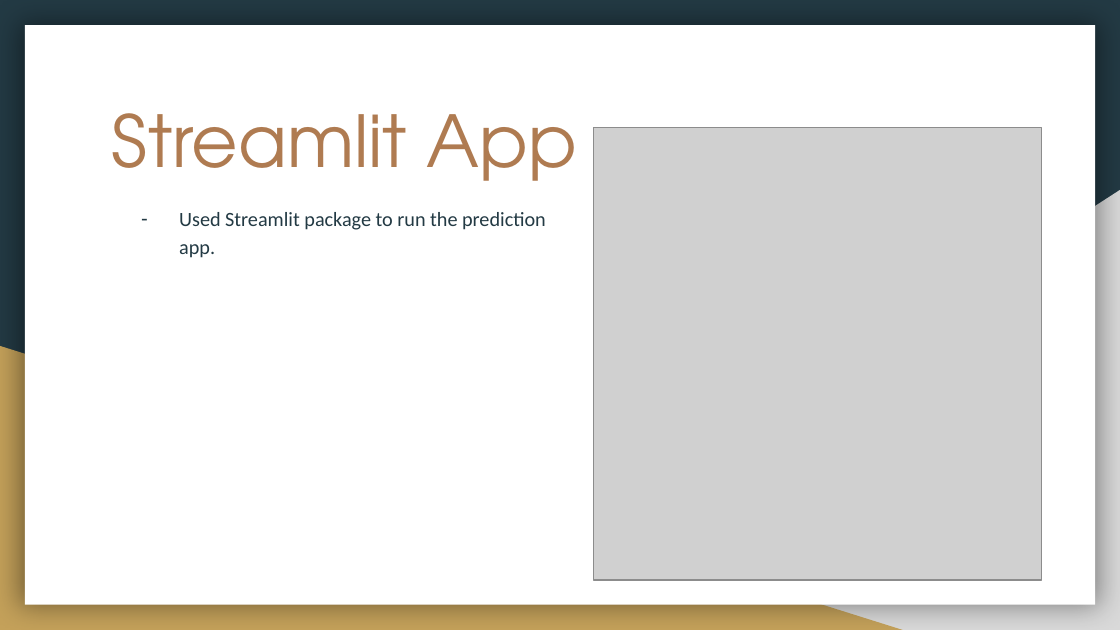
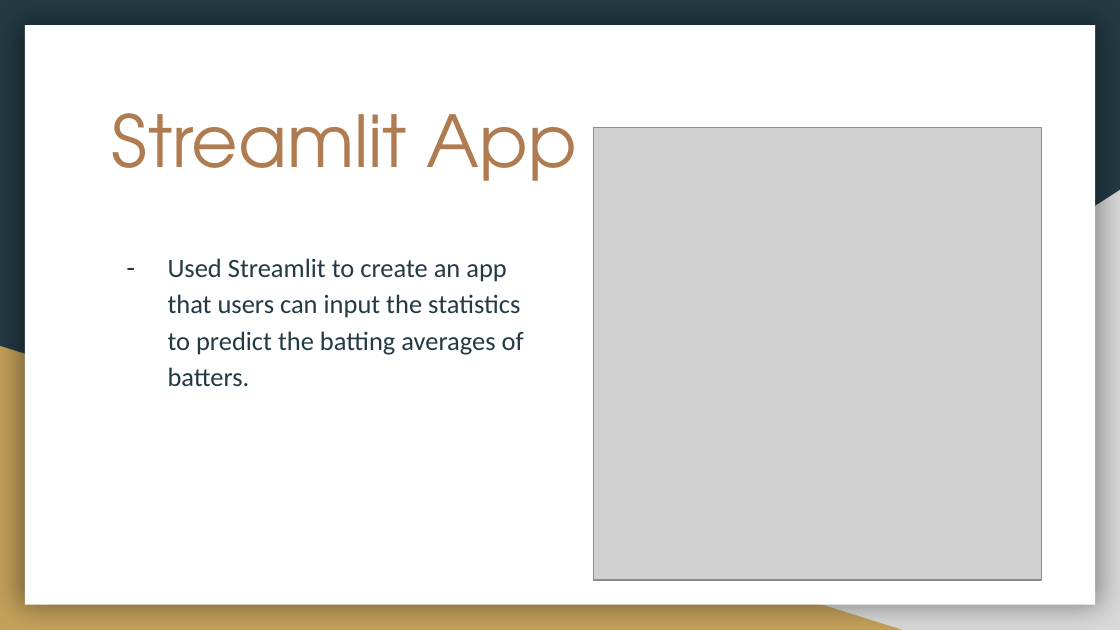
Before and after one commit to WooyoungJeong/Metis_Engineering_Project_WJ, a slide deck: slide 8 of Metis_Engineering_Project_Wooyoung_Jeong.pptx (slide 7 before the commit). Drawn at 1120x630 pixels with LibreOffice and Linux fonts; fonts in the diff are those of the drawing; grey boxes stand for pictures. Boxes give left, top, right and bottom in pixels: in the first picture for what was removed or moved away, otherwise in the second. Text is boxed around its words. In the diff, an @@ line names an element or a change of style, - is before the commit and + after.

```diff
--- a/Metis_Engineering_Project_Wooyoung_Jeong.pptx
+++ b/Metis_Engineering_Project_Wooyoung_Jeong.pptx
@@ text removed at [179, 212, 546, 258] @@
-– Used Streamlit package to run the prediction app.
@@ text added at [168, 258, 524, 386], 17 pt, text #233A44 @@
+– Used Streamlit to create an app that users can input the statistics to predict the batting averages of batters.
```
Also in this commit, not shown: 2 other slides changed.
